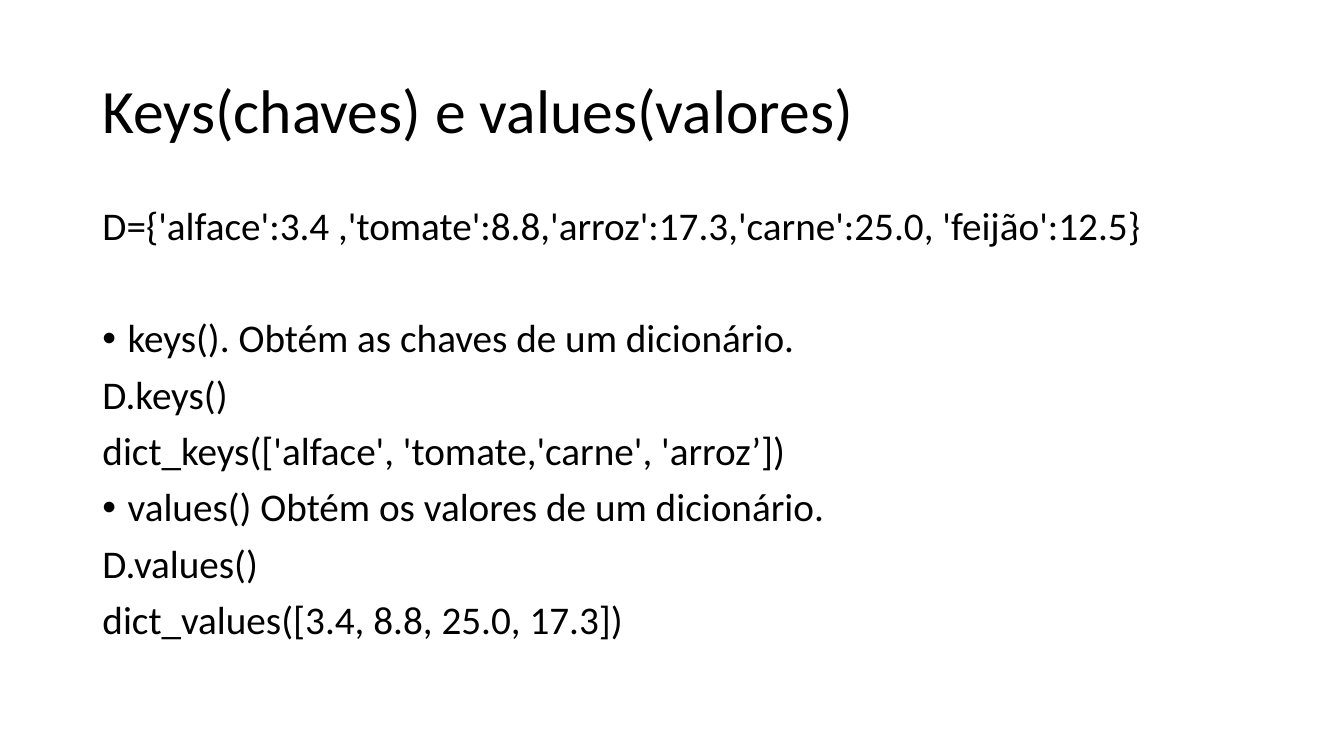
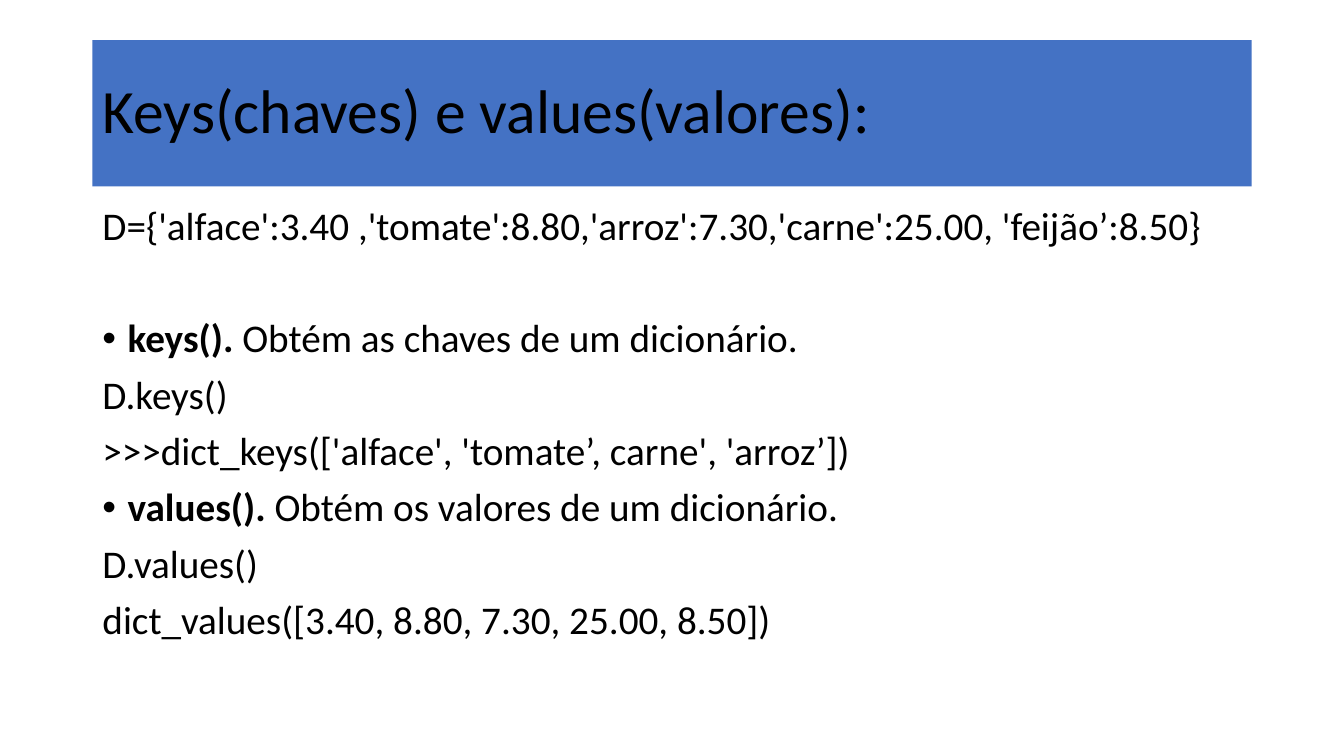
Before and after one commit to dourivaljunior/Curso-de-Python, a slide deck: slide 42 of aula 03 python.pptx (slide 38 before the commit). Drawn at 1344x756 pixels with LibreOffice and Linux fonts; fonts in the diff are those of the drawing. Boxes give left, top, right and bottom in pixels: in the first picture for what was removed or moved away, otherwise in the second. Text is boxed around its words. In the diff, an @@ line names an element or a change of style, - is before the commit and + after.

```diff
--- a/aula 03 python.pptx
+++ b/aula 03 python.pptx
@@ title "Keys(chaves) e values(valores):": place and size @@
-title "Keys(chaves) e values(valores):" at bbox=[102, 88, 853, 143]
+title "Keys(chaves) e values(valores):" at bbox=[93, 40, 1252, 187]
@@ title "Keys(chaves) e values(valores):" at bbox=[93, 40, 1252, 187]: fill none to #4472C4 @@
@@ title at bbox=[102, 88, 870, 143]: text changed @@
-Keys(chaves) e values(valores)
+Keys(chaves) e values(valores):
@@ text at bbox=[102, 211, 1201, 247]: text changed @@
-D={'alface':3.4 ,'tomate':8.8,'arroz':17.3,'carne':25.0, 'feijão':12.5}
+D={'alface':3.40 ,'tomate':8.80,'arroz':7.30,'carne':25.00, 'feijão’:8.50}
@@ text at bbox=[128, 323, 798, 358]: bold on in "keys()." @@
@@ text at bbox=[102, 436, 850, 527]: text changed @@
-dict_keys(['alface', 'tomate,'carne', 'arroz’])
-• values() Obtém os valores de um dicionário.
+>>>dict_keys(['alface', 'tomate’, carne', 'arroz’])
+• values(). Obtém os valores de um dicionário.
@@ text at bbox=[102, 605, 770, 640]: text changed @@
-dict_values([3.4, 8.8, 25.0, 17.3])
+dict_values([3.40, 8.80, 7.30, 25.00, 8.50])
```
Also in this commit, not shown: 45 other slides changed, 13 slides added, 3 slides removed.
